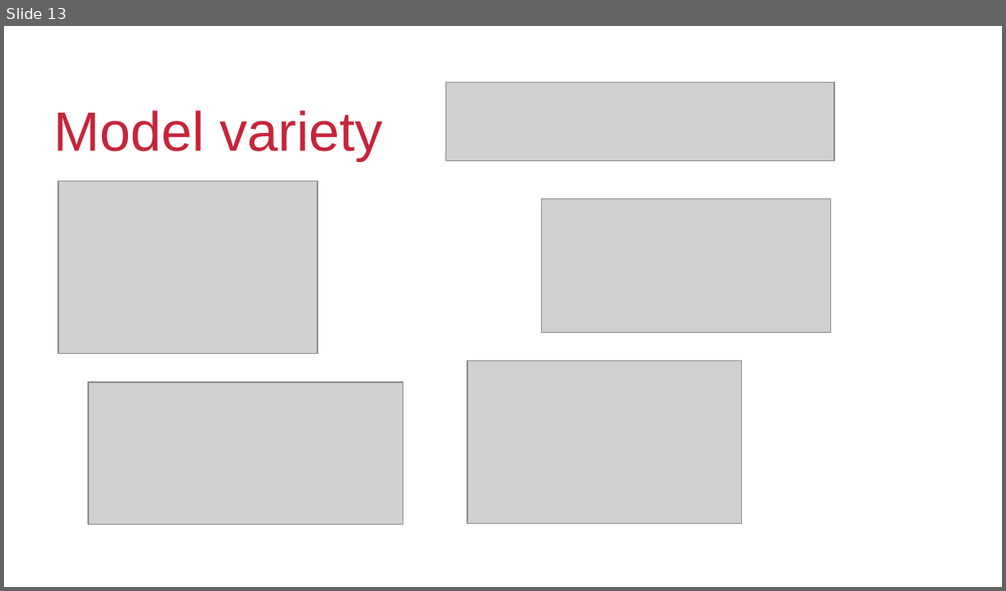
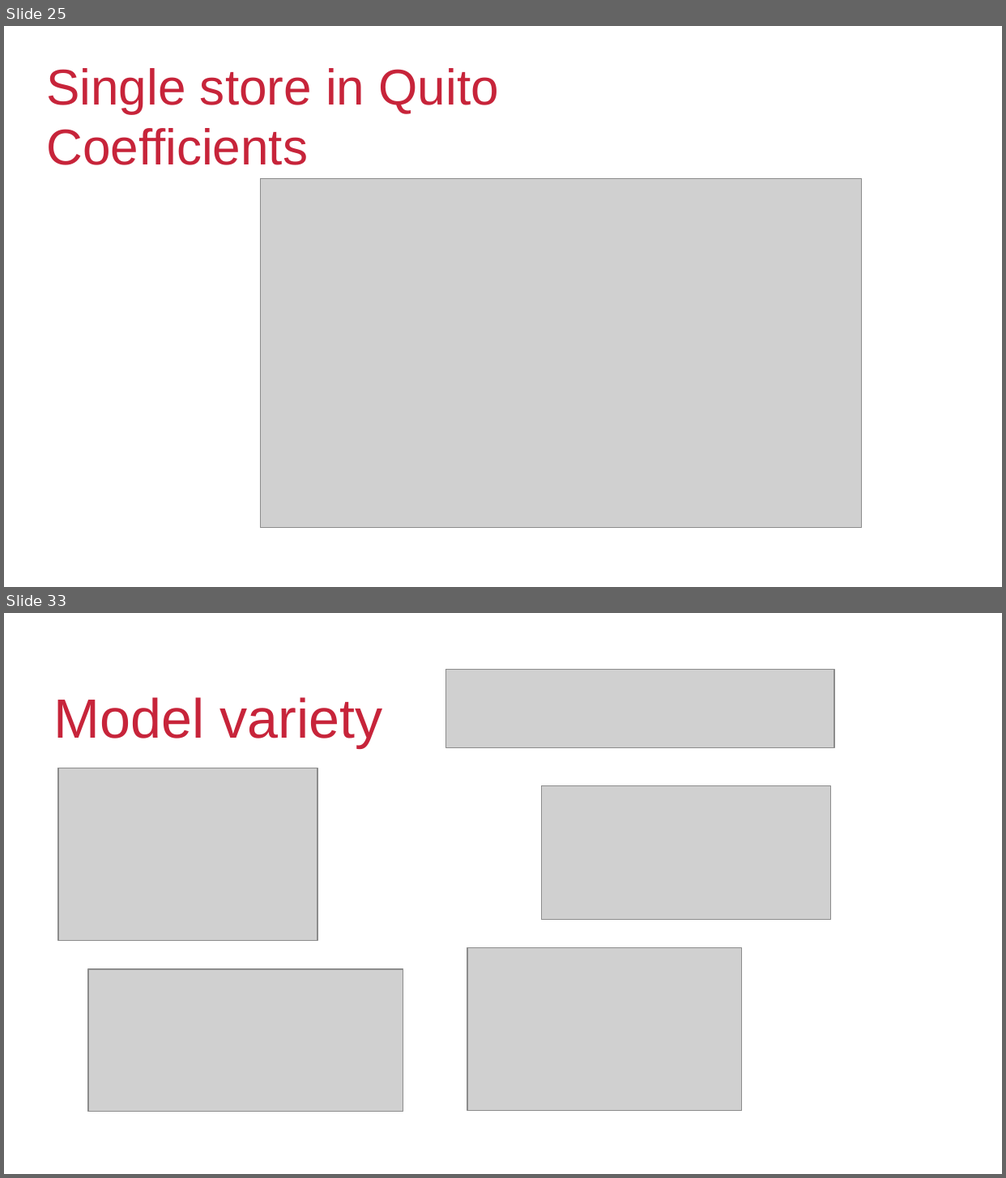
Before and after one commit to kalyanb29/Corporation-Favorita, a slide deck: Analytics.pptx. Shown one above the other, each under a label of ours: slide 13 before the commit, slides 25 and 33 after it; the slides between them are not shown. The pictures are 1006x591 and 1006x1178 pixels, drawn with LibreOffice and Linux fonts; fonts in the diff are those of the drawing; grey boxes stand for pictures; background and template pictures are left out. Boxes give left, top, right and bottom in pixels: in the first picture for what was removed or moved away, otherwise in the second. Text is boxed around its words. In the diff, an @@ line names an element or a change of style, - is before the commit and + after.

```diff
--- a/Analytics.pptx
+++ b/Analytics.pptx
@@ slide 25 added at box(4, 26, 1002, 587), background #FFFFFF; not listed: 1 template element that a slide beside it also shows @@
@@ text added at box(46, 68, 499, 165), 40 pt, text #C7243A @@
+Single store in Quito
+Coefficients
@@ picture added at box(260, 178, 862, 527) @@
@@ what was slide 13 is now slide 33 @@
```
Also in this commit, not shown: 2 slides changed, 23 other slides added, 4 slides removed.
